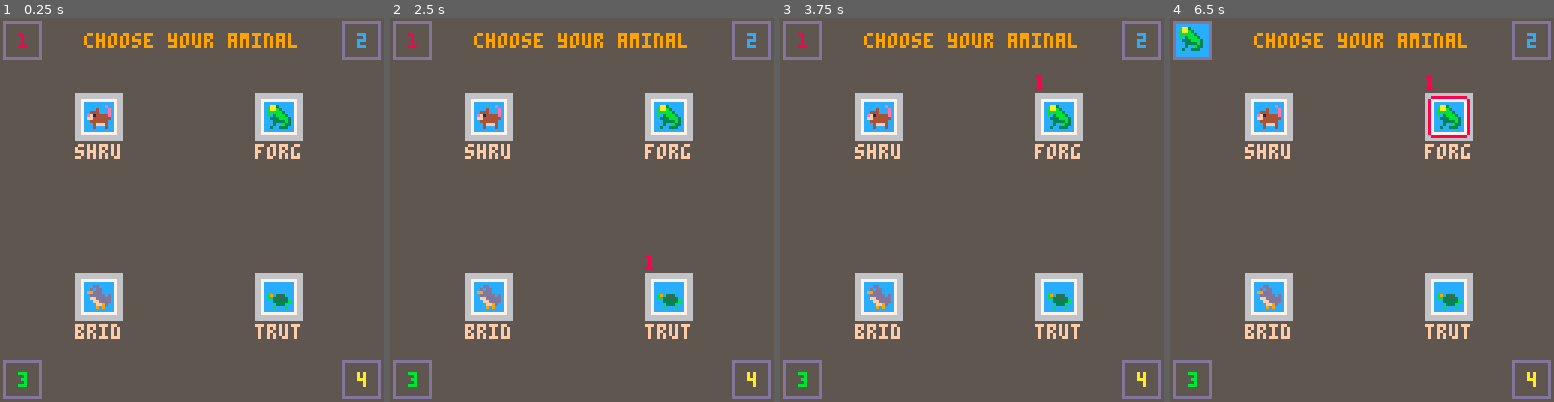
Above: before the commit, frames 1-4 (left to right).
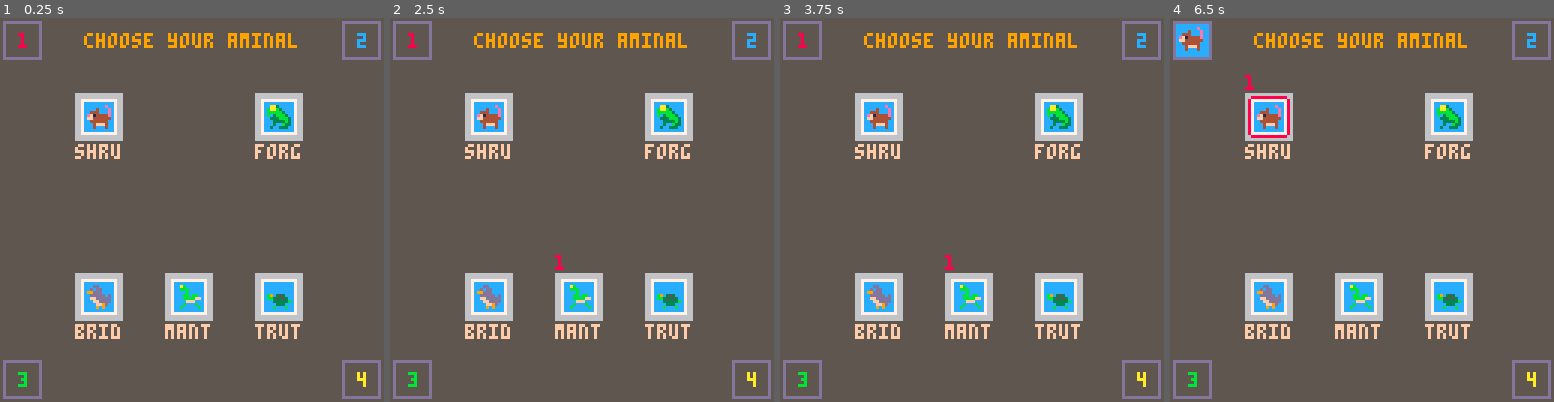
Above: after the commit, the same moments.

Repository: sealgair/aminals
Game: PICO-8 cartridge game.p8
Two runs of this game, one before a commit and one after it. Both use one fixed random seed, a clock stepped at 60 frames per second and the inputs below.
Inputs:
- Up to frame 1 (0.25 s): no input
- Up to frame 2 (2.5 s): tap X (X key) at 0.33, 1.07, 1.85 s; tap O (Z key) at 0.7, 1.7, 2.1 s; hold Right 1.6-2.1 s; hold Up 2.15-2.42 s; hold Right from 2.47 s (still down)
- Up to frame 3 (3.75 s): tap O (Z key) every 0.4 s from 2.5 to 3.7 s; tap X (X key) at 2.97 s; release Right at 3.03 s; hold Left 3.08-3.58 s; hold Down from 3.63 s (still down)
- Up to frame 4 (6.5 s): release Down at 3.97 s; hold Right 4.02-4.68 s; tap X (X key) at 4.08, 5.2, 6.32 s; tap O (Z key) every 0.4 s from 4.1 to 6.1 s; hold Up 4.73-5.03 s; hold Left 5.08-5.68 s; hold Down 5.73-6.03 s; hold Right from 6.08 s (still down)

The runs differ from the first frame. In frame 1, 1.8% of the frame differs, in the area x 42-56%, y 66-84%; in frame 2, 1.9%; in frame 3, 1.9%; in frame 4, 2.8%, in the area x 2-79%, y 2-84%.

Commit message:
mant can hide

Diff:
--- a/game.p8
+++ b/game.p8
@@ -28,14 +28,14 @@
 044444400444444004444440004ff44070f44440ff44440004444440000000000000000000000000000000000000000000000000000000000000000000000000
 004fff40004fff40004fff4000400f400f444f40004ff400ef44444e000000000000000000000000000000000000000000000000000000000000000000000000
 004000400004040000400040000000400044f04000040040ff444eee000000000000000000000000000000000000000000000000000000000000000000000000
-0aa300000aa300000aa30000000000000040000000000000000000000000000000000000cbb8cccc000000000000000000000000000000000000000000000000
-baab3000baab3000baab3000000000000000000000000000000000000000000000000000abba8ccc000000000000000000000000000000000000000000000000
-bbbbb300bbbbb30000bb3000000000000000000000000000000000000000000000000000aaaaa8cc000000000000000000000000000000000000000000000000
-b03bbb30b0bbb300003bb300000000000000000000000000000000000000000000000000ac8aaa8c000000000000000000000000000000000000000000000000
-0333bbb303bbbb00333bbb30033330000000000000000000000000000000000000000000c888aaa8000000000000000000000000000000000000000000000000
-003333b30333bb0003333bb33bbb33300000000000000000000000000000000000000000cc8888a8000000000000000000000000000000000000000000000000
-00300b33000033b003000b33bbbbbb330000000000000000000000000000000000000000cc8cca88000000000000000000000000000000000000000000000000
-030033300000003b003003303333bbb30000000000000000000000000000000000000000c8cc888c000000000000000000000000000000000000000000000000
+0aa300000aa300000aa30000000000000040000000000000000000000000000000000000cbb8cccc000000000ab000000ab00000000ab000000ab00000000000
+baab3000baab3000baab3000000000000000000000000000000000000000000000000000abba8ccc000000000bbb00000bbb0000b00bb000070bb00b00000b00
+bbbbb300bbbbb30000bb3000000000000000000000000000000000000000000000000000aaaaa8cc00000000000b0000000b0000bb0b00bb7000b0bf00b0b000
+b03bbb30b0bbb300003bb300000000000000000000000000000000000000000000000000ac8aaa8c0000000000bb0bb000bb0bb00bbb0bbf0b0bbbbf0b00b0fb
+0333bbb303bbbb00333bbb30033330000000000000000000000000000000000000000000c888aaa80000000000bbbbff00bbbbff00bbbbf0bbbbbbf00bb00fbb
+003333b30333bb0003333bb33bbb33300000000000000000000000000000000000000000cc8888a800000000000fff00000fff00000fff00b000ffb0b0b00fb0
+00300b33000033b003000b33bbbbbb330000000000000000000000000000000000000000cc8cca880000000000b000b000b000b000b000b0000b000bbbbffbb0
+030033300000003b003003303333bbb30000000000000000000000000000000000000000c8cc888c000000000b00000b00b000b000b0000b00b0000b0bbbbb00
 00dd0000000dd0000000000000dd00000000dddd00000000000000000000000000000000000000000000000000000000aa000660aa0000000aa0066000000000
 0dcdd00000dcdd0000dd00d00dcdd000000dddd00dd00dd00000000000000000000000000000000000000000000000008aa066068aa0000008aa660600000000
 99ddd000099ddd000dcdd0dd99dddd000dddddf0dcd2dd00000000000000000000000000000000000000000000000000aa446060aa4400000aa460600a900000
--- a/main.lua
+++ b/main.lua
@@ -56,7 +56,7 @@
   options = {
     {shru, waps, forg},
     {false, false, false},
-    {brid, false, trut},
+    {brid, mant, trut},
   },
   chosen = {
     coord(0,0),
@@ -424,7 +424,7 @@
   brid,
   trut,
   waps,
-  -- {name='mant'},
+  mant,
   -- {name='spir'},
   -- {name='sulg'},
   -- {name='fung'},
--- a/players.lua
+++ b/players.lua
@@ -233,13 +233,7 @@
 
   opts = {flipx=flipx}
   if self.spawned > 0 then
-    sp = self.spawned / dielen
-    l=6
-    if sp > 0.5 then
-      opts.opacity = {1, 1+flr(l*(sp*2-1))}
-    else
-      opts.opacity = {1+flr(l*2*(.5-sp)), 1}
-    end
+    opts.opacity = makeopacity(1 - self.spawned / 2)
   end
   self:drawsprite(x, y, opts)
   if self.attacking > 0 and self.atkspr > 0 then
@@ -642,6 +636,62 @@
   return hb
 end
 
+mant = prototype({
+  name='mant',
+  sprite=sprite:new{
+    animations={
+      idle={43},
+      walk={43,44},
+      windup={45},
+      attacking={46},
+      hiding={45},
+      dying=dieanim(47),
+    },
+    palettes={
+      {[11]=4, [15]=9, [10]=7},
+      {[11]=14, [15]=7, [10]=8},
+      {[11]=1, [15]=2, [10]=14},
+    },
+  },
+  hiding=false,
+  windup=0,
+  fade=0,
+}, playerbase)
+
+function mant:animstate()
+  if self.hiding then
+    return "hiding"
+  elseif self.windup > 0 then
+    return "windup"
+  else
+    return playerbase.animstate(self)
+  end
+end
+
+function mant:update()
+  playerbase.update(self)
+  if self.vx != 0 or self.attacking > 0 then
+    self.hiding = false
+    self.fade = 0
+  end
+
+  if self.hiding then
+    if self.fade > 0 then
+      self.fade -= dt
+      self.sprite.opacity = makeopacity(self.fade/.5)
+    end
+  else
+    self.sprite.opacity = {1,0}
+  end
+end
+
+function mant:attack()
+  if btnp(b.o, self.p) then
+    self.hiding = true
+    self.fade = 0.5
+  end
+end
+
 --[[ TODO:
 spid
 mant
--- a/sprites.lua
+++ b/sprites.lua
@@ -9,6 +9,31 @@
   opacity = {1, 0},
   blink = 1,
 }
+
+function makeopacity(percent, l)
+  l = l or 6
+  if percent < 0.5 then
+    return {1, 1+flr(l*(percent*2-1))}
+  else
+    return {1+flr(l*2*(.5-percent)), 1}
+  end
+end
+
+function makeopacity(percent, steps)
+  steps = steps or 6
+  margin = 1/(steps*2)
+  if percent < margin then
+    return {0, 1}
+  elseif percent < 0.5 then
+    percent *= 2 -- percent of lower half
+    return {1, ceil((1-percent)*steps)}
+  elseif percent > 1-margin then
+    return {1, 0}
+  else
+    percent = (percent * 2)-1 -- percent of upper half
+    return {ceil(percent*steps), 1}
+  end
+end
 
 function sprite:new(opts)
   -- if (not opts.animations) opts = {animations=opts}
